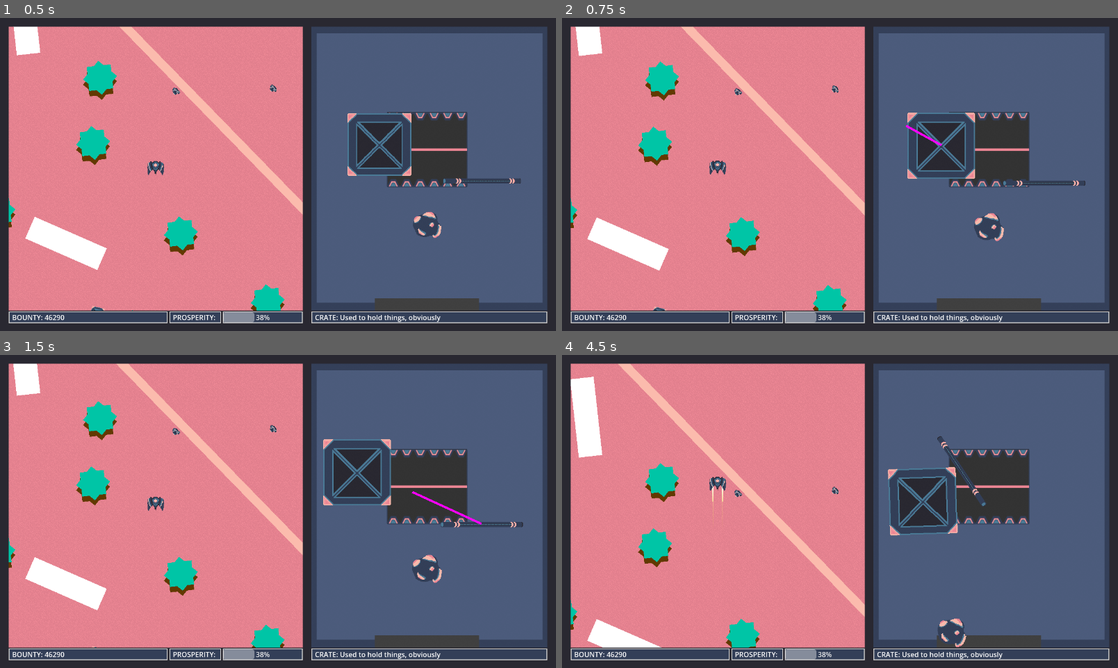
Above: before the commit, frames 1-4 (two rows, left to right).
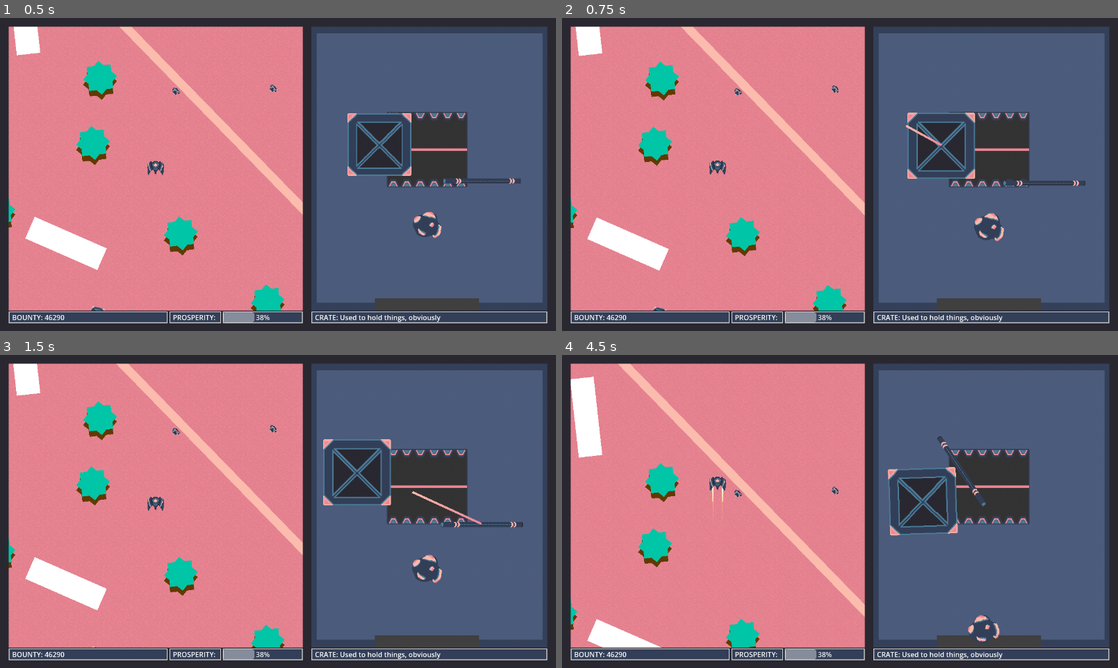
Above: after the commit, the same moments.

Repository: AstralStew/ProjectThornbury
Game: Godot game, scene res://Scenes/level.tscn
Same seed, same stepped clock (60 frames per second), same inputs: the game is played once before the commit and once after it.
Inputs (mouse positions are in pixels of both pictures, inside the frame that each line leads up to):
- Up to frame 1 (0.5 s): no input
- Up to frame 2 (0.75 s): drag from (940, 143) to (834, 89) at 0.52 s
- Up to frame 3 (1.5 s): drag from (483, 524) to (272, 426) at 1.27 s
- Up to frame 4 (4.5 s): move the mouse to (990, 570) at 2.02 s; hold D (MoveRight) 2.03-2.75 s; hold Shift (Boost) 2.03-2.75 s; click (990, 570) at 2.17 s; drag from (812, 574) to (739, 439) at 2.77 s; move the mouse to (1006, 558) at 3.52 s; hold A (MoveLeft) 3.53-4.25 s; hold Shift (Boost) 3.53-4.25 s; click (1006, 558) at 3.67 s; drag from (673, 464) to (1112, 370) at 4.27 s

Frame 1 is identical in both runs. In frame 2, less than 0.1% of the frame differs, in the area x 61-69%, y 34-41%; in frame 3, 0.1%; in frame 4, 0.6%, in the area x 67-79%, y 83-94%.

Commit message:
Improved dragging

Diff:
--- a/Scenes/InventoryPrefabs/inventory.tscn
+++ b/Scenes/InventoryPrefabs/inventory.tscn
@@ -11,6 +11,9 @@
 [ext_resource type="Texture2D" uid="uid://bs8wppq8ctccy" path="res://Assets/Images/Ships/Ships_Sheet.png" id="8_2ju8y"]
 [ext_resource type="Script" uid="uid://ba0ppdfg70y3g" path="res://Scripts/HangerCamera.gd" id="10_v7qpt"]
 
+[sub_resource type="Gradient" id="Gradient_v7qpt"]
+colors = PackedColorArray(0.93333334, 0.5254902, 0.58431375, 1, 0.9843137, 0.73333335, 0.6784314, 1)
+
 [sub_resource type="Gradient" id="Gradient_03ybr"]
 interpolation_mode = 2
 offsets = PackedFloat32Array(0.6201172, 0.6577909)
@@ -84,6 +87,7 @@
 points = PackedVector2Array(0, 0, 0, 34.955)
 width = 5.0
 default_color = Color(1, 0, 1, 1)
+gradient = SubResource("Gradient_v7qpt")
 
 [node name="SubViewportContainer" type="SubViewportContainer" parent="." unique_id=63514708]
 layout_mode = 2
@@ -92,6 +96,8 @@
 [node name="SubViewport" type="SubViewport" parent="SubViewportContainer" unique_id=682189103]
 handle_input_locally = false
 physics_object_picking = true
+physics_object_picking_sort = true
+physics_object_picking_first_only = true
 gui_snap_controls_to_pixels = false
 size = Vector2i(540, 640)
 render_target_update_mode = 4
@@ -301,11 +307,9 @@
 shape = SubResource("WorldBoundaryShape2D_51e2h")
 
 [node name="BootArea" type="Area2D" parent="SubViewportContainer/SubViewport" unique_id=1927072519]
-visible = false
 position = Vector2(270, 340)
-collision_layer = 0
+collision_layer = 524288
 collision_mask = 256
-monitoring = false
 monitorable = false
 gravity_space_override = 1
 gravity_point_center = Vector2(0, 0)
@@ -322,18 +326,17 @@
 shape = SubResource("RectangleShape2D_tumq0")
 
 [node name="ItemHolder" type="Node2D" parent="SubViewportContainer/SubViewport" unique_id=1815584380]
-position = Vector2(271, 340)
-
-[node name="ItemCrate" parent="SubViewportContainer/SubViewport/ItemHolder" unique_id=1291223074 groups=["Item"] instance=ExtResource("3_03ybr")]
-position = Vector2(-116, -80)
+
+[node name="ItemCrate" parent="SubViewportContainer/SubViewport/ItemHolder" unique_id=1291223074 instance=ExtResource("3_03ybr")]
+position = Vector2(155, 260)
 finished_spawning = true
 
-[node name="ItemPipe" parent="SubViewportContainer/SubViewport/ItemHolder" unique_id=708575499 groups=["Item"] instance=ExtResource("4_aco8w")]
-position = Vector2(120, 2)
+[node name="ItemPipe" parent="SubViewportContainer/SubViewport/ItemHolder" unique_id=708575499 instance=ExtResource("4_aco8w")]
+position = Vector2(391, 342)
 finished_spawning = true
 
-[node name="ItemRock" parent="SubViewportContainer/SubViewport/ItemHolder" unique_id=600246382 groups=["Item"] instance=ExtResource("3_0n8tc")]
-position = Vector2(-8, 100)
+[node name="ItemRock" parent="SubViewportContainer/SubViewport/ItemHolder" unique_id=600246382 instance=ExtResource("3_0n8tc")]
+position = Vector2(263, 440)
 finished_spawning = true
 
 [node name="Camera2D" type="Camera2D" parent="SubViewportContainer/SubViewport" unique_id=1942357245]
--- a/Scenes/level.tscn
+++ b/Scenes/level.tscn
@@ -150,6 +150,7 @@
 alignment = 1
 
 [node name="RTL_Message" type="RichTextLabel" parent="UIHolder/MessageBox/VBoxContainer" unique_id=1987009389]
+process_mode = 3
 layout_mode = 2
 bbcode_enabled = true
 text = "d"
@@ -159,6 +160,7 @@
 vertical_alignment = 1
 
 [node name="RTL_Button" type="Button" parent="UIHolder/MessageBox/VBoxContainer" unique_id=1415378375]
+process_mode = 3
 custom_minimum_size = Vector2(150, 0)
 layout_mode = 2
 size_flags_horizontal = 4
--- a/Scripts/Boot.gd
+++ b/Scripts/Boot.gd
@@ -71,7 +71,19 @@
 
 
 func _on_input_event(viewport: Node, event: InputEvent, shape_idx: int) -> void:
+	#print_rich(DEBUG_NAME,"OnInputEvent > Clicked!")
 
-	if event is InputEventMouseButton && Input.is_mouse_button_pressed(MOUSE_BUTTON_LEFT):
+	if has_overlapping_bodies() && event is InputEventMouseButton && Input.is_mouse_button_pressed(MOUSE_BUTTON_LEFT):
 		print_rich(DEBUG_NAME,"OnInputEvent > Clicked! Telling InventoryManager to start drag force on nearest object...")
-		InventoryManager.dragging(null,get_viewport().get_mouse_position())
+
+		var _closest : RigidBody2D = null
+		var _dist : float = 50000
+		var _mouse_pos = viewport.get_mouse_position()
+		for _object in get_overlapping_bodies():
+			var _new_dist = _mouse_pos.distance_squared_to(_object.global_position)
+			if _new_dist < _dist:
+				_dist = _new_dist
+				_closest = _object
+
+		if _closest != null:
+			InventoryManager.dragging(_closest,Vector2.ZERO)
--- a/Scripts/Chute.gd
+++ b/Scripts/Chute.gd
@@ -34,7 +34,7 @@
 			open()
 		if has_overlapping_bodies():
 			for _body:Item in get_overlapping_bodies():
-				if _body.finished_spawning:
+				if _body.finished_spawning && !_body.is_dragged:
 					_body.jettison()
 	elif _open:
 		_open = false
--- a/Scripts/InventoryManager.gd
+++ b/Scripts/InventoryManager.gd
@@ -14,13 +14,15 @@
 @export var drag_force : float = 2.5
 @export var release_force : float = 0.5
 
+var _active_debug_line : Line2D = null
+
 static var chute_open : bool = false
 
 func _enter_tree() -> void:
 	instance = self
 	chute_open = false
 
-
+	GLOBALS.on_health_changed().connect(cancel_dragging)
 
 
 func _physics_process(delta: float) -> void:
@@ -54,18 +56,22 @@
 	_new_scene.set_deferred("linear_velocity", Vector2(remap(randf(),0,1,-1,1), remap(randf(),0,1,1,3)).normalized() * 800)
 
 
-static func dragging(_object:RigidBody2D,_click_pos:Vector2) -> void:
-	if _object == null:
-		pass
+func cancel_dragging() -> void:
+	if _active_debug_line != null:
+		_active_debug_line.queue_free()
 
+
+static func dragging(_object:Item,_click_pos:Vector2) -> void:
 	instance._dragging(_object,_click_pos)
-func _dragging(_object:RigidBody2D,_click_pos:Vector2) -> void:
+func _dragging(_object:Item,_click_pos:Vector2) -> void:
 	print_rich(DEBUG_NAME,"Dragging > Object '"+_object.name+"' initialised dragging! Waiting for mouse release...")
 
-	var _new_debug_line = debug_line.duplicate()
-	_object.add_child(_new_debug_line) #.reparent(_object)
-	_new_debug_line.position = _object.get_local_mouse_position()
-	_new_debug_line.visible = true
+	_object.is_dragged = true
+
+	_active_debug_line = debug_line.duplicate()
+	_object.add_child(_active_debug_line) #.reparent(_object)
+	_active_debug_line.position = _click_pos
+	_active_debug_line.visible = true
 
 	var _move_vector : Vector2
 	var _old_damp = _object.linear_damp
@@ -73,14 +79,15 @@
 	_object.linear_damp_mode = RigidBody2D.DAMP_MODE_REPLACE
 
 	while Input.is_mouse_button_pressed(MOUSE_BUTTON_LEFT):
-		_new_debug_line.set_point_position(1,_new_debug_line.get_local_mouse_position())
-		_move_vector = _new_debug_line.to_global(_new_debug_line.get_point_position(1)) - _new_debug_line.to_global(_new_debug_line.get_point_position(0))
+		_active_debug_line.set_point_position(1,_active_debug_line.get_local_mouse_position())
+		_move_vector = _active_debug_line.to_global(_active_debug_line.get_point_position(1)) - _active_debug_line.to_global(_active_debug_line.get_point_position(0))
 		_object.apply_central_force(_move_vector * drag_force)
 		await get_tree().physics_frame
-		if !is_instance_valid(_object): break
+		if !is_instance_valid(_object) || _active_debug_line == null || _active_debug_line.is_queued_for_deletion(): break
 
 	if is_instance_valid(_object):
-		_new_debug_line.queue_free()
+		_object.is_dragged = false
+		if _active_debug_line != null: _active_debug_line.queue_free()
 		_object.linear_damp_mode = RigidBody2D.DAMP_MODE_COMBINE
 		_object.linear_damp = _old_damp
 		_object.apply_central_impulse(_move_vector * release_force)
--- a/Scripts/Item.gd
+++ b/Scripts/Item.gd
@@ -4,6 +4,7 @@
 
 @export var type : InventoryManager.ItemType = InventoryManager.ItemType.Rock
 
+@export var is_dragged : bool = false
 @export var finished_spawning : bool = false
 
 func _ready() -> void:
@@ -49,4 +50,4 @@
 
 	if event is InputEventMouseButton && Input.is_mouse_button_pressed(MOUSE_BUTTON_LEFT):
 		print_rich(DEBUG_NAME,"OnInputEvent > Clicked! Telling InventoryManager to start drag force...")
-		InventoryManager.dragging(self,get_viewport().get_mouse_position())
+		InventoryManager.dragging(self,get_local_mouse_position())
--- a/Scripts/UIManager.gd
+++ b/Scripts/UIManager.gd
@@ -24,8 +24,9 @@
 	if fade:
 		Engine.time_scale = 0.0
 		var _tween:Tween = create_tween().set_ignore_time_scale().set_pause_mode(Tween.TWEEN_PAUSE_PROCESS)
-		_tween.tween_property(Engine,"time_scale",1,fade).set_ease(Tween.EASE_OUT).set_trans(Tween.TRANS_QUAD)
+		_tween.tween_property(Engine,"time_scale",1,fade).set_ease(Tween.EASE_IN).set_trans(Tween.TRANS_QUAD)
 		await get_tree().create_timer(fade,true,false,true).timeout
+		await get_tree().process_frame
 		Engine.time_scale = 1.0
 
 
@@ -34,9 +35,10 @@
 	if fade:
 		Engine.time_scale = 1.0
 		var _tween:Tween = create_tween().set_ignore_time_scale().set_pause_mode(Tween.TWEEN_PAUSE_PROCESS)
-		_tween.tween_property(Engine,"time_scale",0,fade).set_ease(Tween.EASE_IN).set_trans(Tween.TRANS_QUAD)
+		_tween.tween_property(Engine,"time_scale",0,fade).set_ease(Tween.EASE_OUT).set_trans(Tween.TRANS_QUAD)
 		await get_tree().create_timer(fade,true,false,true).timeout
-		Engine.time_scale = 0.0
+		await get_tree().process_frame
+		Engine.time_scale = 1.0
 
 	get_tree().paused = true
 
@@ -51,7 +53,8 @@
 
 func took_damage_first_time() -> void:
 	has_taken_damage = true
-	await stop_time(0.5)
+	await get_tree().create_timer(0.5,true,false,true).timeout
+	await stop_time(1)
 	await display_message_box(
 		"""Well well, looks like [wave amp=50.0 freq=5.0 connected=1]someone[/wave] took some [shake rate=20.0 level=5 connected=1]damage[/shake] for the first time!
 
@@ -59,21 +62,22 @@
 
 Good luck out there, baka desu.""",
 	"wow okay :(",
-	0.5
+	1
 	)
-	await start_time(0.5)
+	await get_tree().create_timer(0.35,true,false,true).timeout
+	await start_time(1)
 
 func dead() -> void:
 	has_taken_damage = true
-	await stop_time(0.5)
+	await stop_time(1)
 	await display_message_box(
 		"Dead hours
 washed gang gang
 no health? :/",
 	"damn, guess I'll try again",
-	0.5
+	1
 	)
-	await start_time(0.5)
+	await start_time(1)
 	_on_restart_game.emit()
 	get_tree().reload_current_scene()
 
